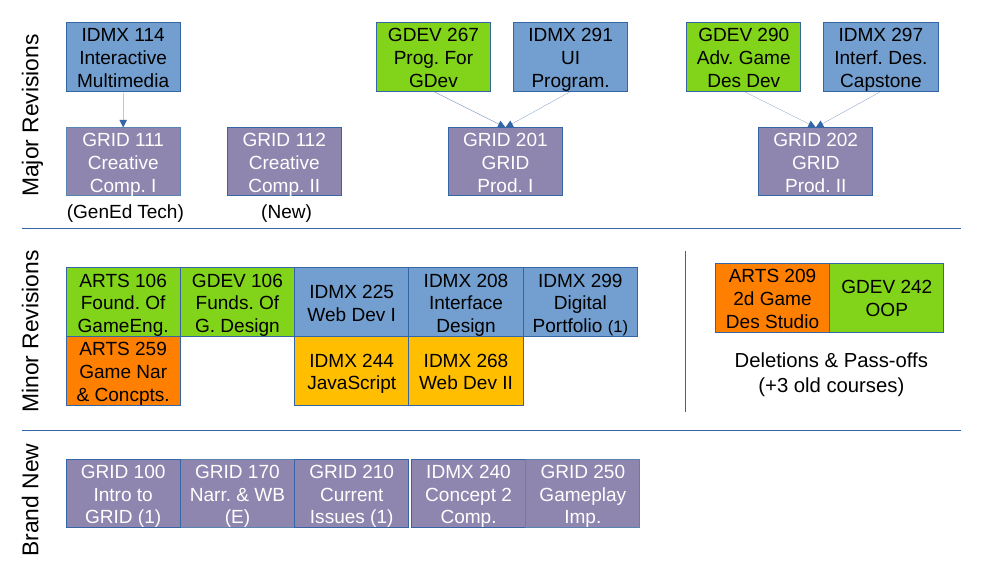
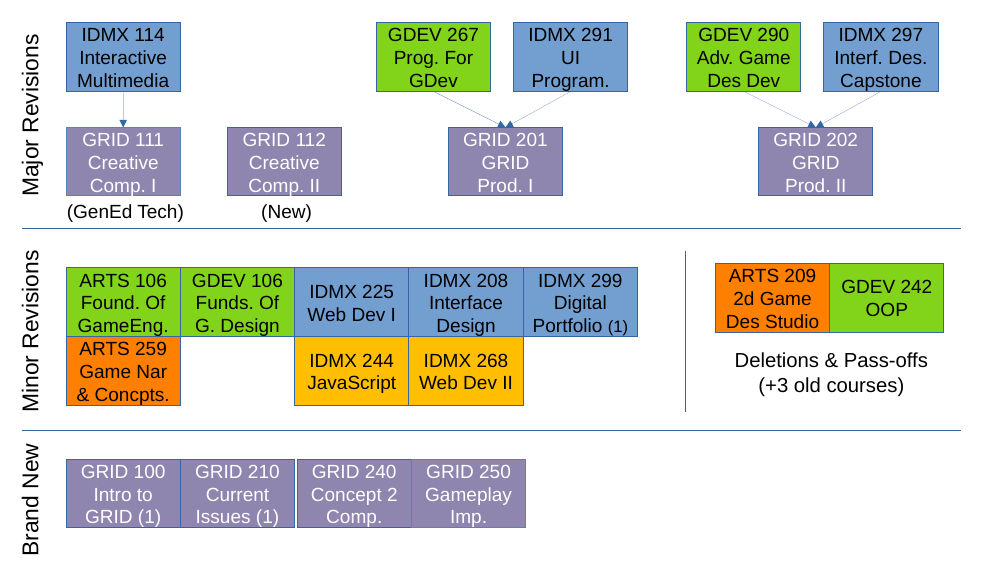
Before and after one commit to SteveCaruso/grid, a slide deck: slide 2 of documents/Course Flow Charts.odp. Drawn at 1008x567 pixels with LibreOffice and Linux fonts; fonts in the diff are those of the drawing. Boxes give left, top, right and bottom in pixels: in the first picture for what was removed or moved away, otherwise in the second. Text is boxed around its words. In the diff, an @@ line names an element or a change of style, - is before the commit and + after.

```diff
--- a/documents/Course Flow Charts.odp
+++ b/documents/Course Flow Charts.odp
@@ rectangle removed at [180,459,295,528] @@
-GRID 170
-Narr. & WB (E)
@@ 3 rectangles: place and size @@
-3 rectangles at [295,459,640,528]
+3 rectangles at [180,459,526,528]
@@ text in rectangle at [312,465,397,478]: text changed @@
-IDMX 240
+GRID 240
```
Also in this commit, not shown: 1 other slide changed, 2 other files.
